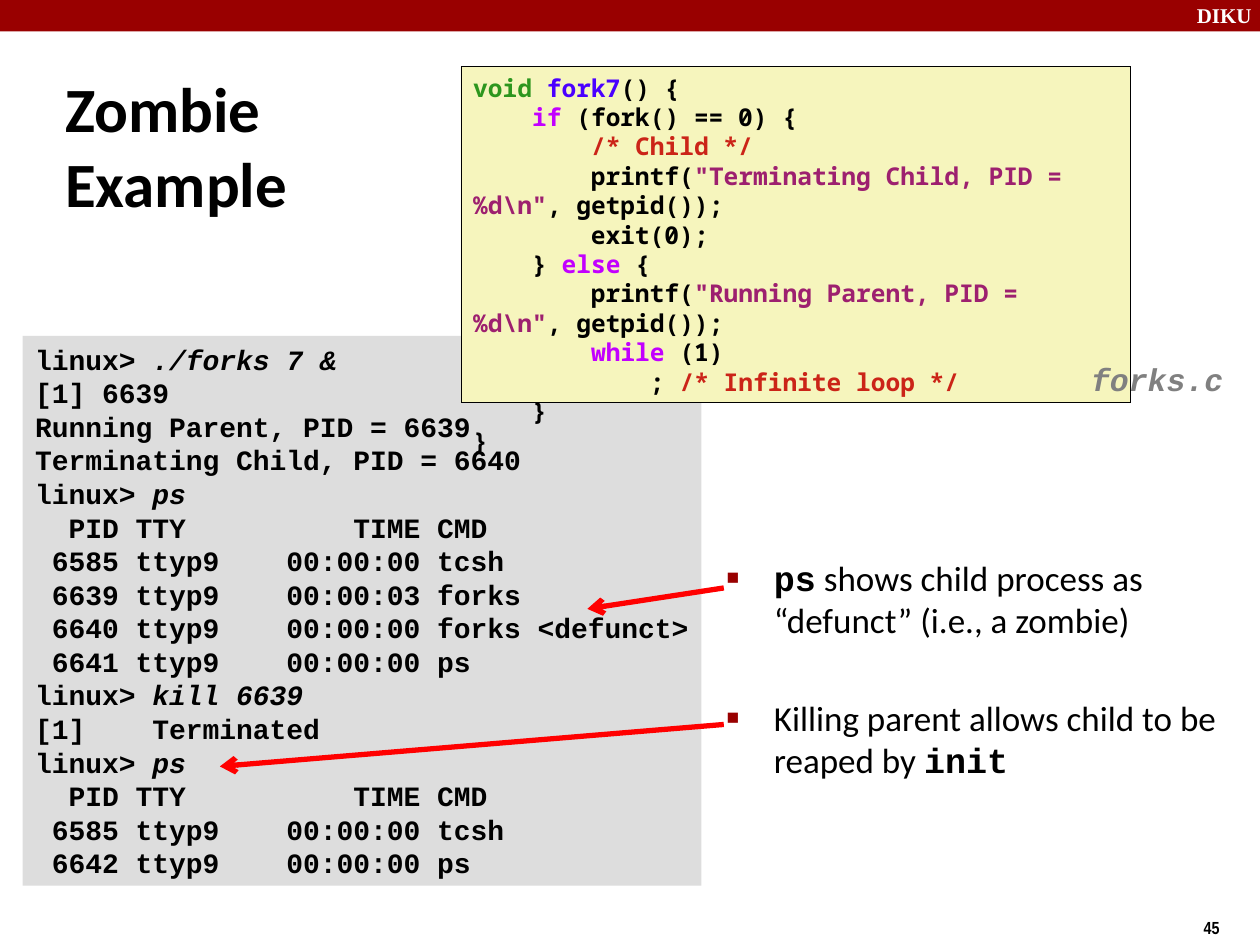
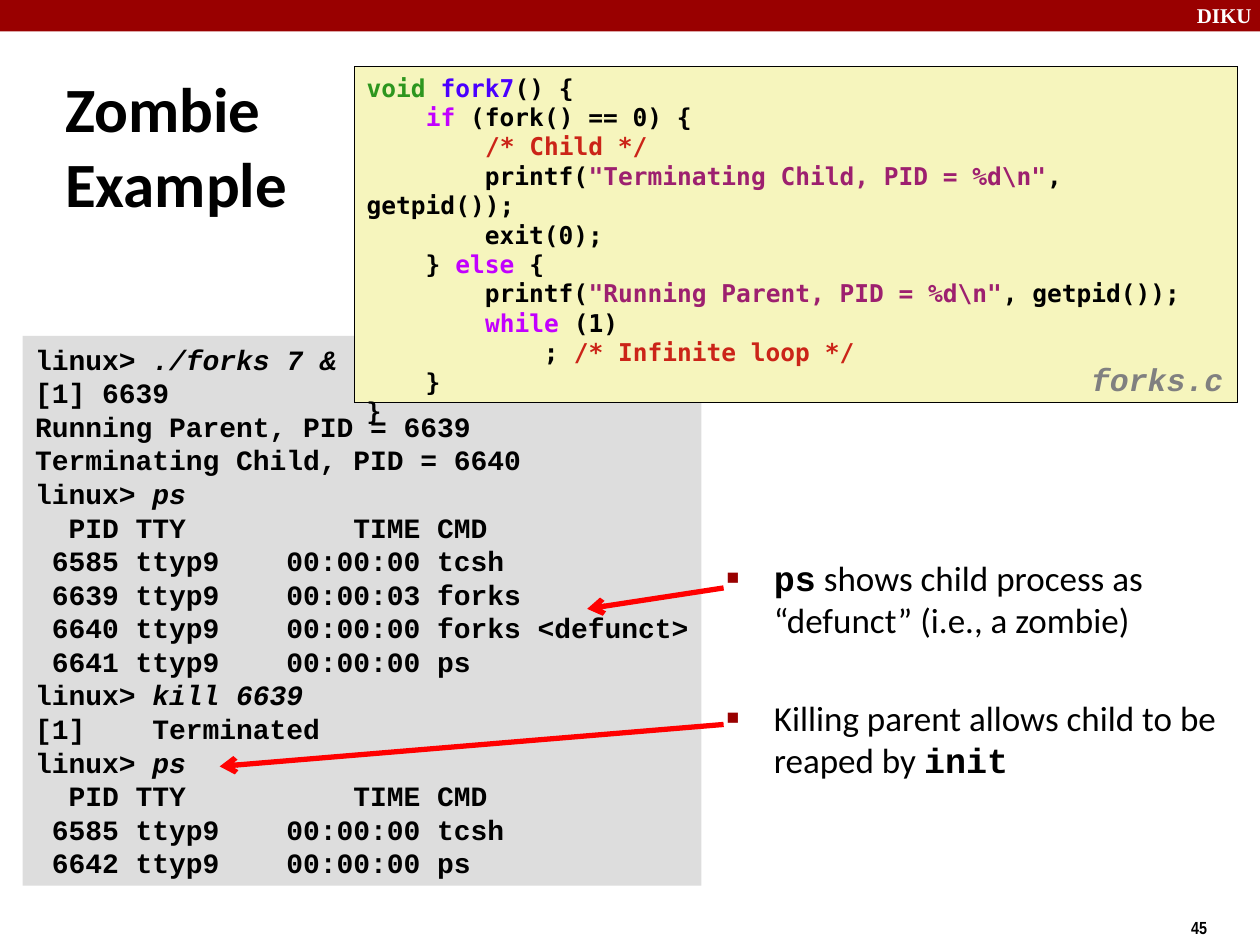
Before and after one commit to diku-compSys/compSys-e2020-pub, a slide deck: slide 45 of material/201019_exceptional_control_flow/exceptional-control-flow.odp. Drawn at 1260x945 pixels with LibreOffice and Linux fonts; fonts in the diff are those of the drawing. Boxes give left, top, right and bottom in pixels: in the first picture for what was removed or moved away, otherwise in the second. Text is boxed around its words. In the diff, an @@ line names an element or a change of style, - is before the commit and + after.

```diff
--- a/material/201019_exceptional_control_flow/exceptional-control-flow.odp
+++ b/material/201019_exceptional_control_flow/exceptional-control-flow.odp
@@ rectangle "void fork7() {" resized from (x1=461, y1=67, x2=1131, y2=403) to (x1=354, y1=67, x2=1237, y2=403) @@
@@ rectangle "void fork7() {" at (x1=354, y1=67, x2=1237, y2=403): font Noto Sans Mono to DejaVu Sans Mono @@
@@ page number moved from (x1=1204, y1=922, x2=1220, y2=934) to (x1=1191, y1=922, x2=1207, y2=934) @@
```
Also in this commit, not shown: 52 other slides changed, 4 other files.
